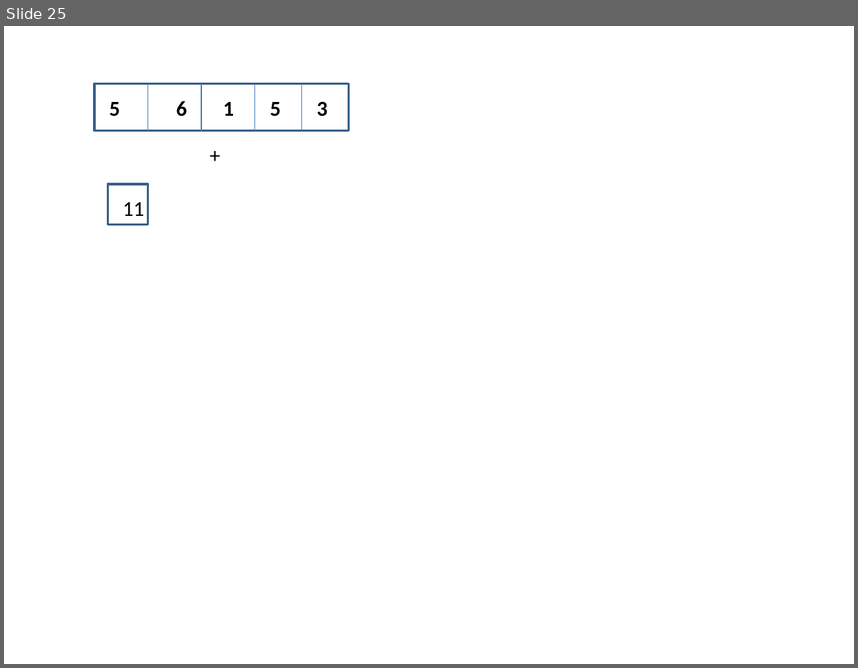
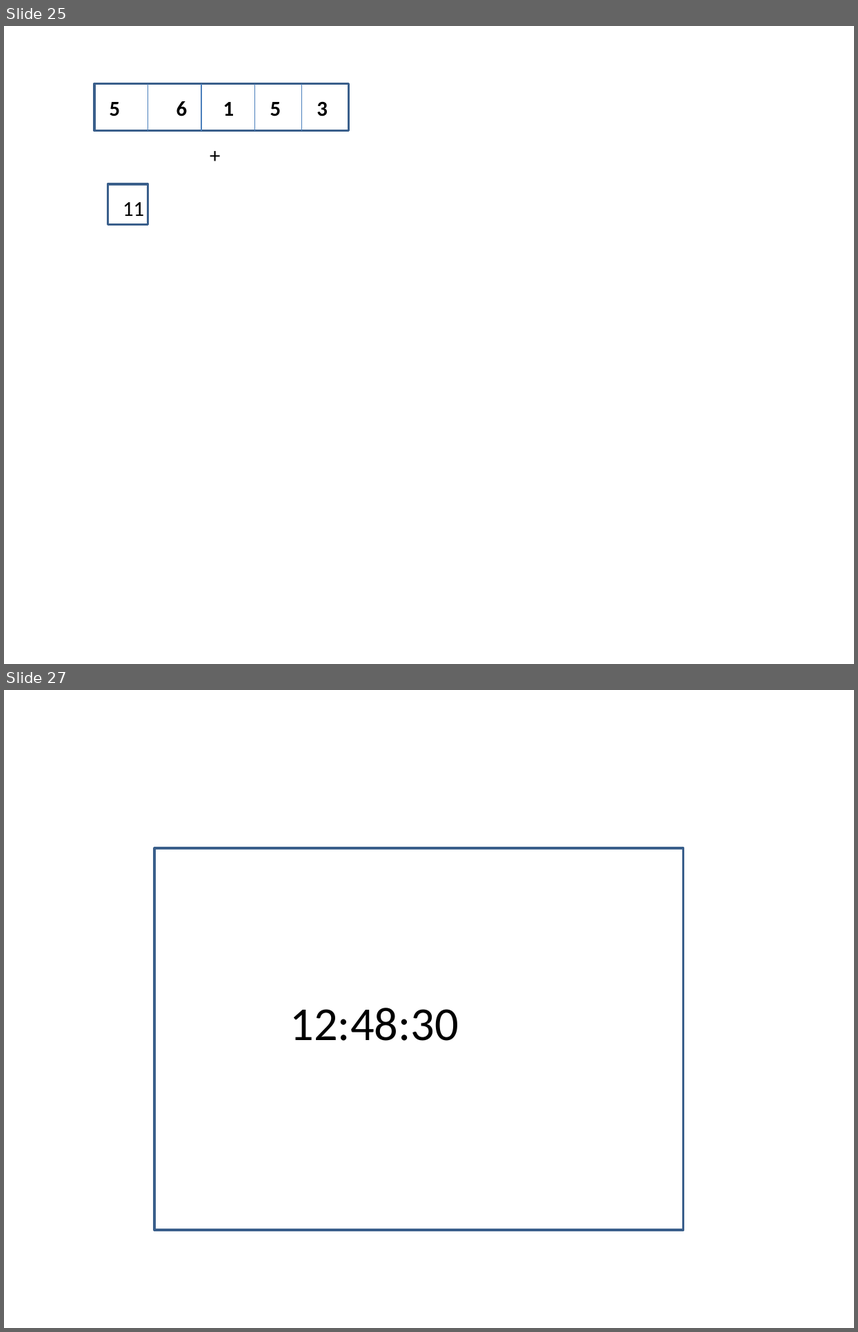
Before and after one commit to amartinsierra/javascript2025, a slide deck: pizarra.pptx. Shown one above the other, each under a label of ours: slide 25 before the commit, slides 25 and 27 after it; the slides between them are not shown. The pictures are 858x668 and 858x1332 pixels, drawn with LibreOffice and Linux fonts; fonts in the diff are those of the drawing. Boxes give left, top, right and bottom in pixels: in the first picture for what was removed or moved away, otherwise in the second. Text is boxed around its words. In the diff, an @@ line names an element or a change of style, - is before the commit and + after.

```diff
--- a/pizarra.pptx
+++ b/pizarra.pptx
@@ slide 27 added at (4,690,854,1328), background #FFFFFF @@
@@ rectangle added at (154,848,683,1230), outline #3A5F8C 2 pt @@
@@ text added at (290,1007,459,1041), 40 pt, text #000000 @@
+12:48:30
```
Also in this commit, not shown: 3 other slides added, 4 other files.
